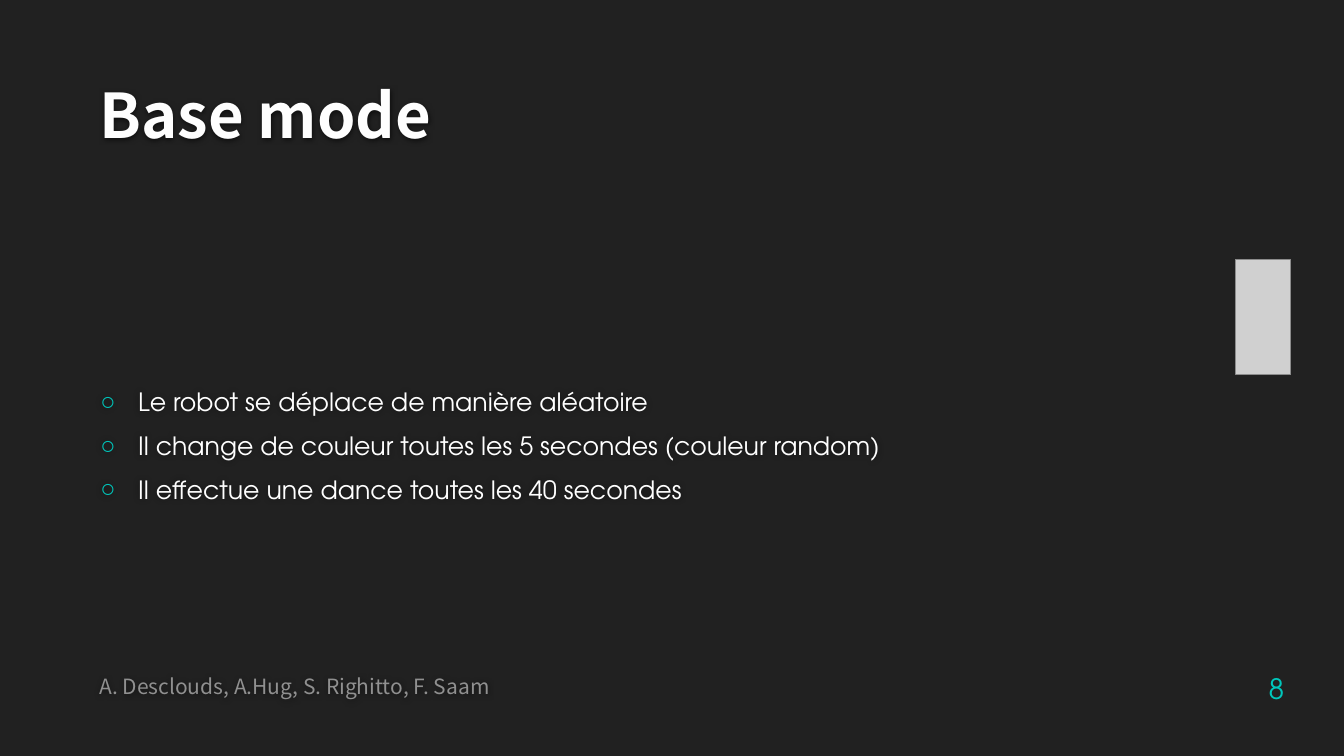
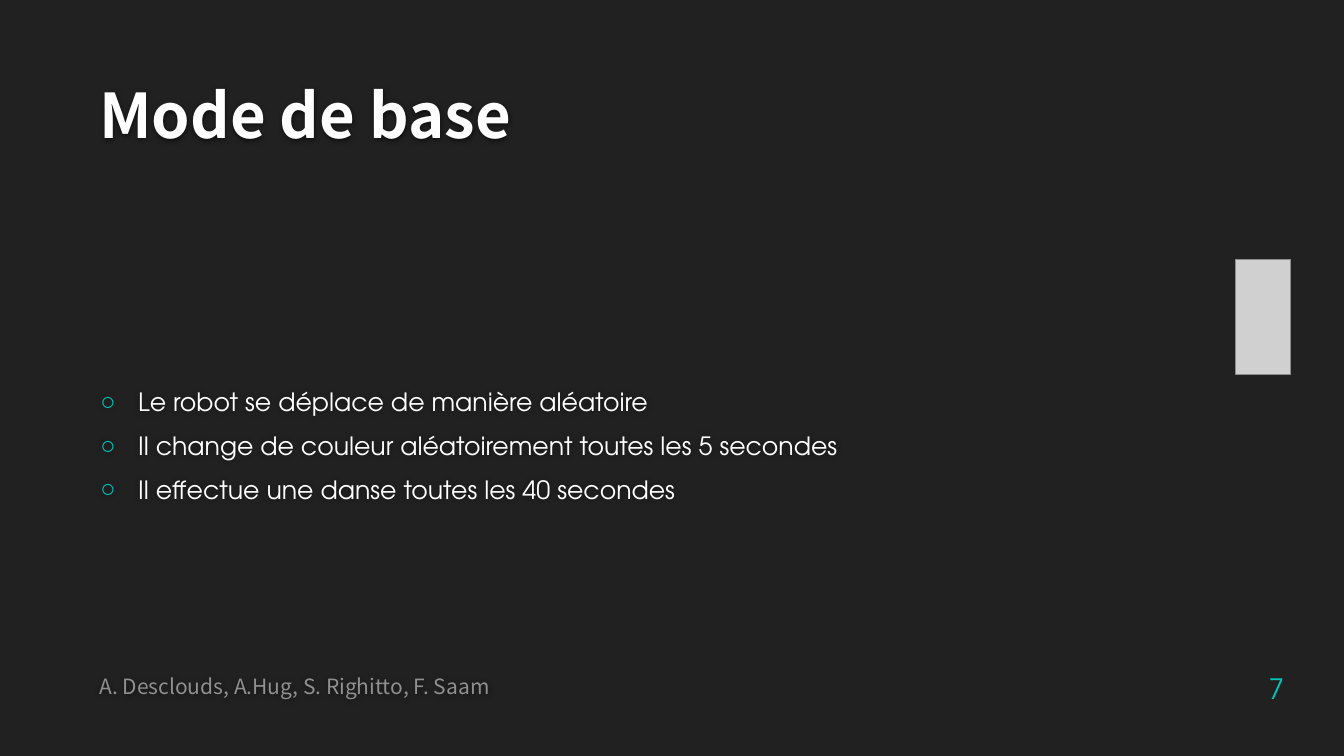
Before and after one commit to SimoneRighitto/SFT15_Elisa, a slide deck: slide 7 of Elisa-3_presentation.pptx (slide 8 before the commit). Drawn at 1344x756 pixels with LibreOffice and Linux fonts; fonts in the diff are those of the drawing; grey boxes stand for pictures; background and template pictures are left out. Boxes give left, top, right and bottom in pixels: in the first picture for what was removed or moved away, otherwise in the second. Text is boxed around its words. In the diff, an @@ line names an element or a change of style, - is before the commit and + after.

```diff
--- a/Elisa-3_presentation.pptx
+++ b/Elisa-3_presentation.pptx
@@ title at box(99, 89, 511, 139): text changed @@
-Base mode
+Mode de base
@@ text at box(138, 436, 838, 500): text changed @@
-○ Il change de couleur toutes les 5 secondes (couleur random)
-○ Il effectue une dance toutes les 40 secondes
+○ Il change de couleur aléatoirement toutes les 5 secondes
+○ Il effectue une danse toutes les 40 secondes
@@ page number at box(1269, 678, 1285, 699): text changed @@
-8
+7
```
Also in this commit, not shown: 14 other slides changed.
